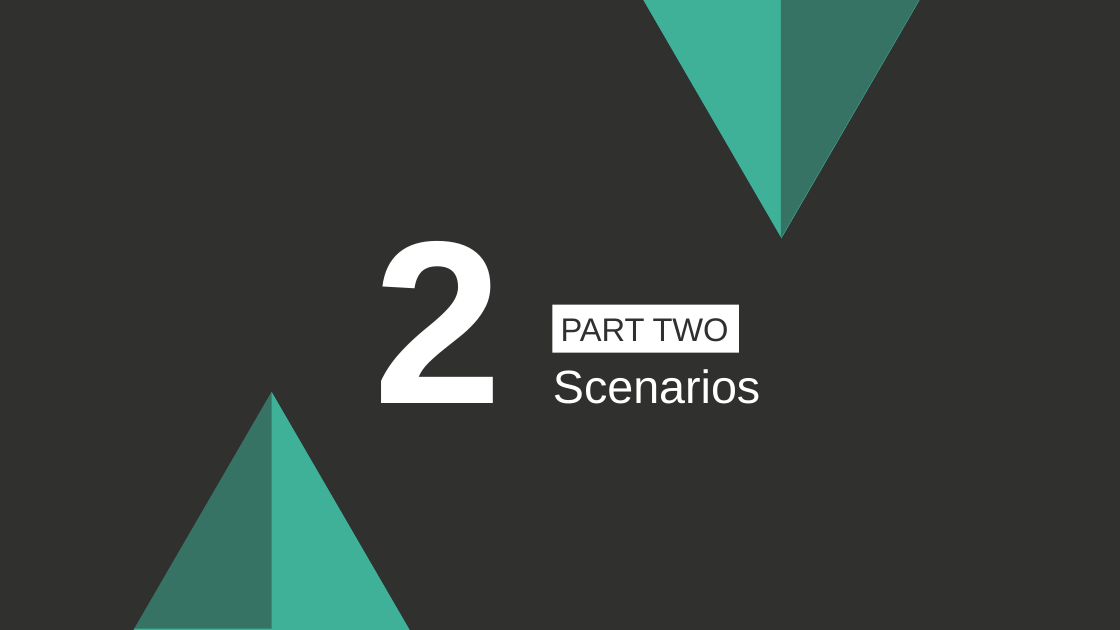
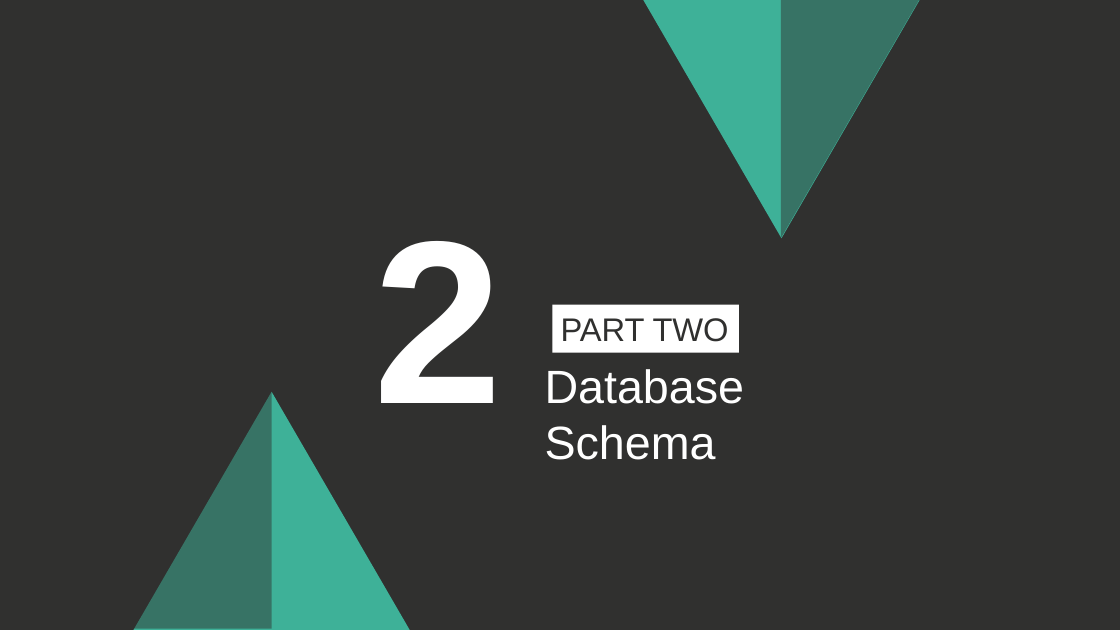
Before and after one commit to 13urgerKing/109-1DBMS, a slide deck: slide 6 of 109-1資料庫系統報告.pptx (slide 5 before the commit). Drawn at 1120x630 pixels with LibreOffice and Linux fonts; fonts in the diff are those of the drawing. Boxes give left, top, right and bottom in pixels: in the first picture for what was removed or moved away, otherwise in the second. Text is boxed around its words. In the diff, an @@ line names an element or a change of style, - is before the commit and + after.

```diff
--- a/109-1資料庫系統報告.pptx
+++ b/109-1資料庫系統報告.pptx
@@ text added at box(545, 369, 745, 460), 40 pt, text #FFFFFF @@
+Database
+Schema
@@ text removed at box(553, 369, 760, 404) @@
-Scenarios
```
Also in this commit, not shown: 9 other slides changed, 9 slides added, 2 slides removed.
